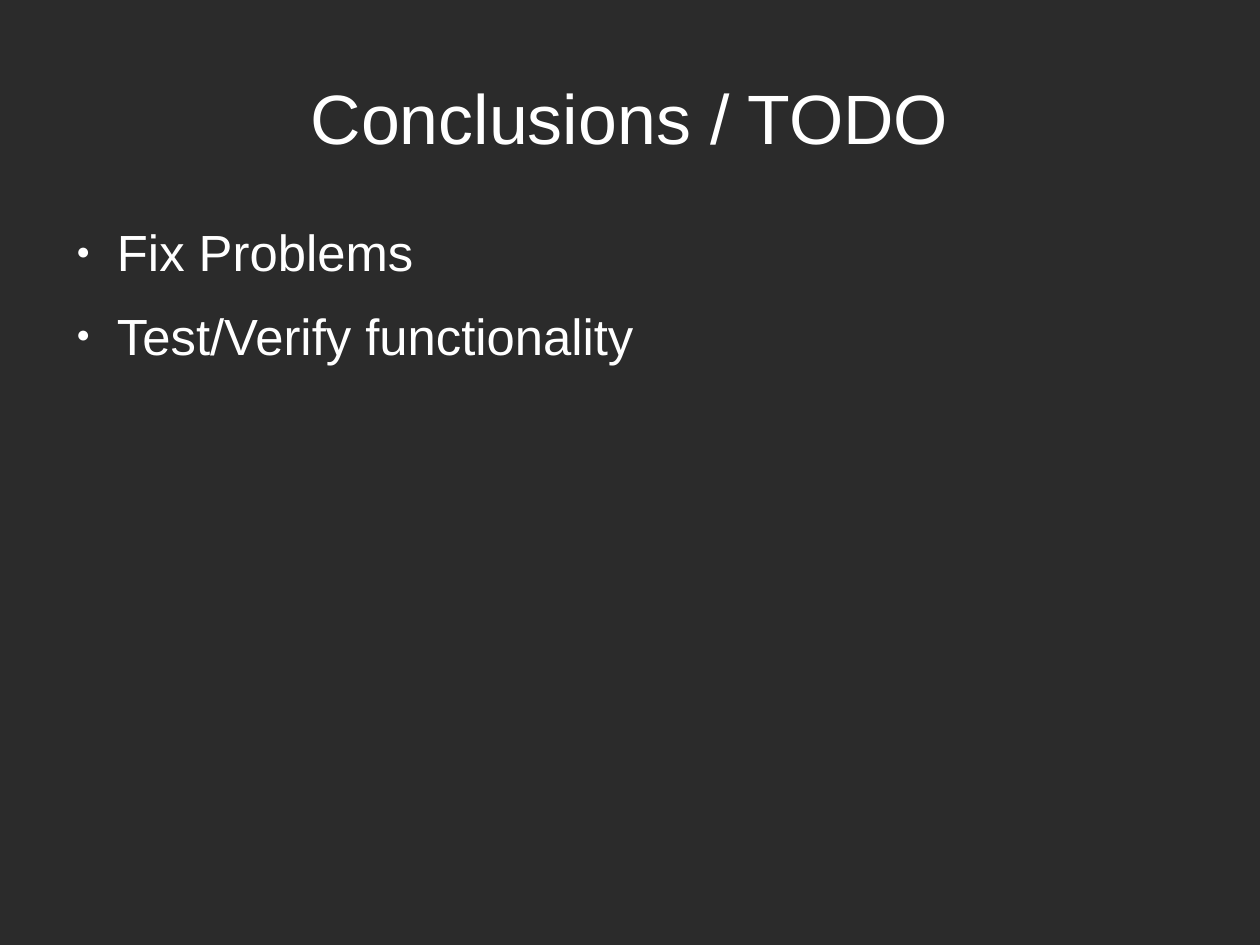
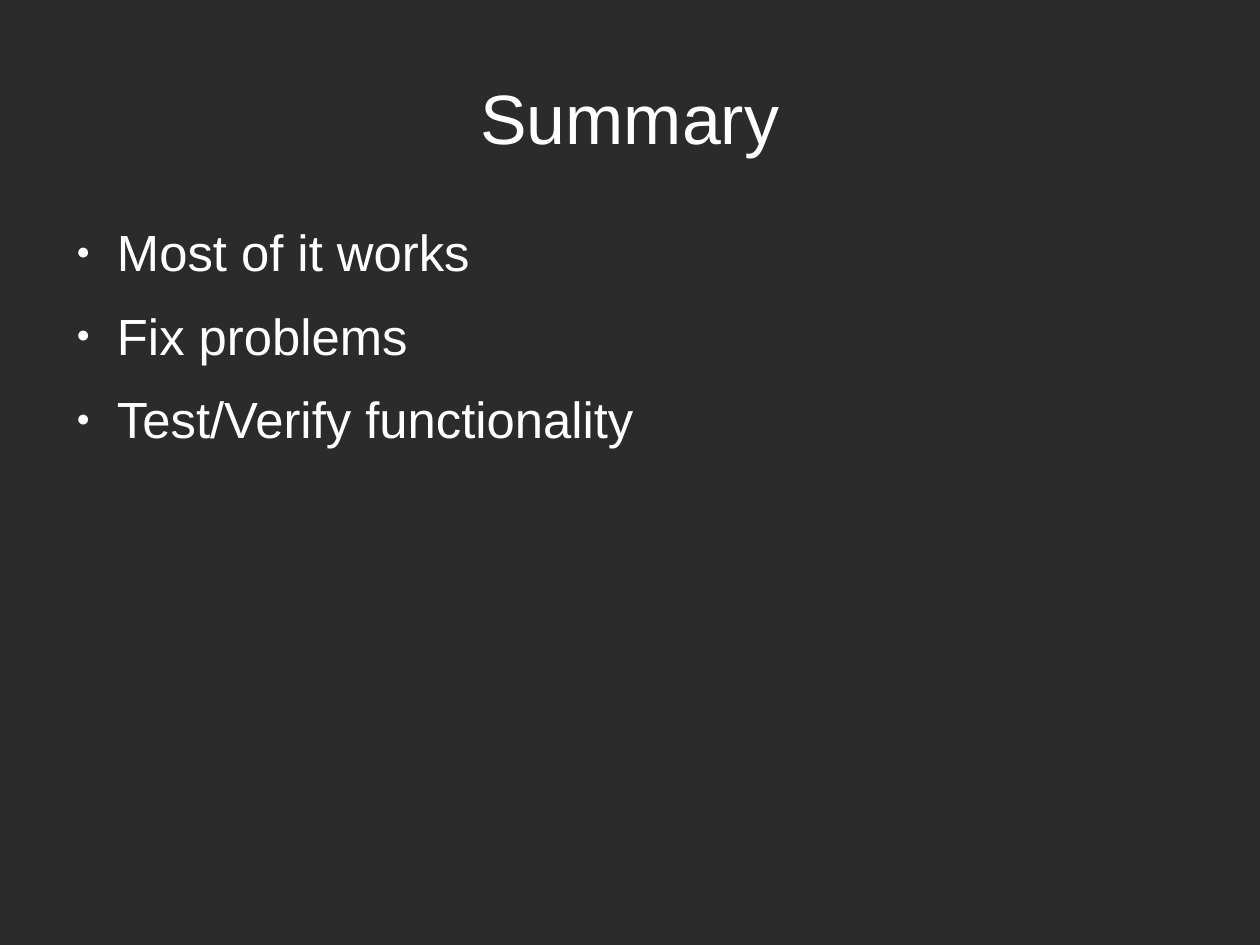
Before and after one commit to TheComet/bat6, a slide deck: slide 14 of doc/presentation/libreoffice/presentation.odp. Drawn at 1260x945 pixels with LibreOffice and Linux fonts; fonts in the diff are those of the drawing; background and template pictures are left out; a plain dark background stands for a picture behind light text. Boxes give left, top, right and bottom in pixels: in the first picture for what was removed or moved away, otherwise in the second. Text is boxed around its words. In the diff, an @@ line names an element or a change of style, - is before the commit and + after.

Commit message:
Updating presentation yet again

```diff
--- a/doc/presentation/libreoffice/presentation.odp
+++ b/doc/presentation/libreoffice/presentation.odp
@@ title at box(480, 95, 779, 157): text changed @@
-Conclusions / TODO
+Summary
@@ text at box(117, 234, 470, 365): text changed @@
-● Fix Problems
+● Most of it works
+● Fix problems
```
Also in this commit, not shown: 2 slides added, 1 slide removed.
